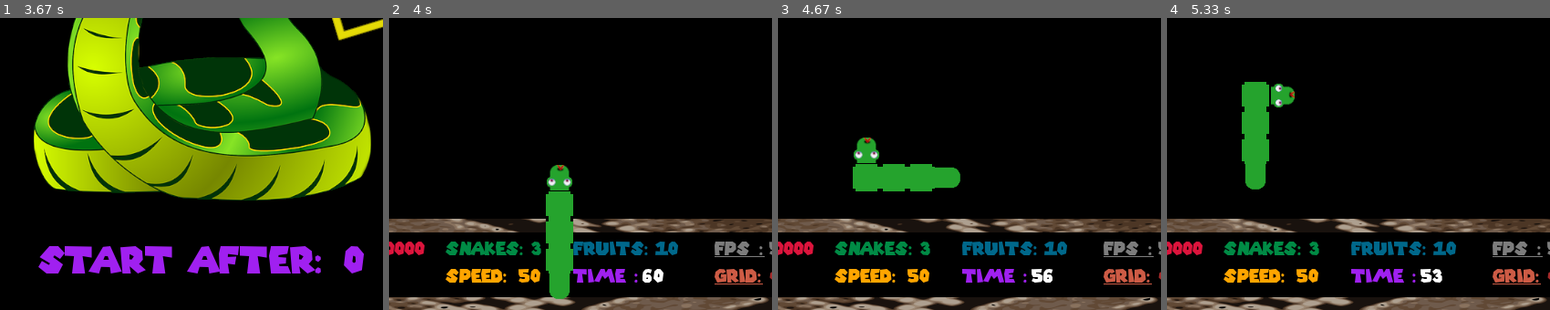
Above: before the commit, frames 1-4 (left to right).
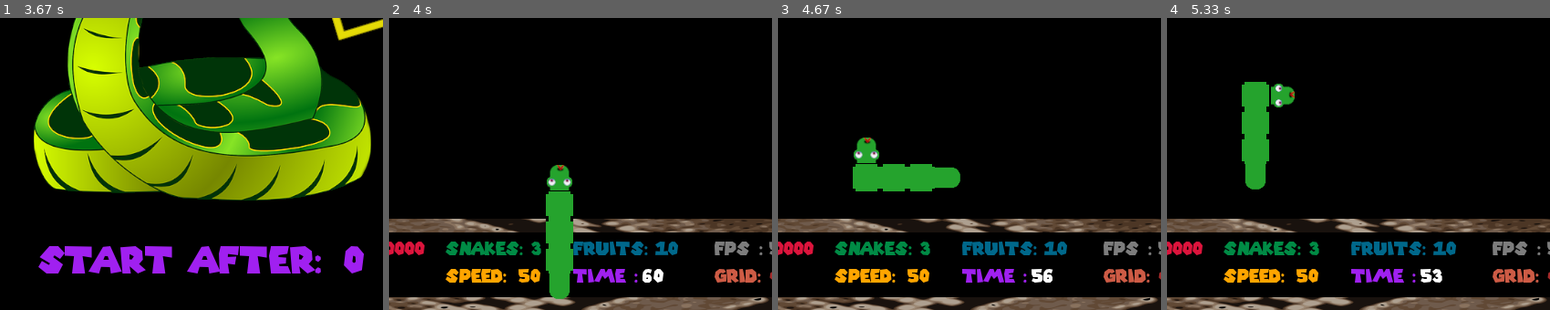
Above: after the commit, the same moments.

Repository: byAbaddon/PyGame-Greedy-Snake
Game: pygame game, started from main.py
Two runs of this game, one before a commit and one after it. Both use one fixed random seed, a clock stepped at 60 frames per second and the inputs below.
Inputs:
- Up to frame 1 (3.67 s): tap Space at 0.33 s
- Up to frame 2 (4 s): hold Left from 3.98 s (still down)
- Up to frame 3 (4.67 s): release Left at 4.53 s; hold Up from 4.57 s (still down)
- Up to frame 4 (5.33 s): release Up at 5.12 s; hold Right from 5.15 s (still down)
The pictures show only the part of the screen within x 26-76%, y 50-100%; the shares and areas given below are measured in that part.

Frame 1 is identical in both runs. In frame 2, less than 0.1% of the frame differs, in the area x 85-99%, y 81-92%; in frame 3, less than 0.1%; in frame 4, less than 0.1%.

Commit message:
fix labels

Diff:
--- a/src/classes/table.py
+++ b/src/classes/table.py
@@ -47,11 +47,11 @@
             text_creator(f'{self.snake_data.eat_timer}', 'red', 496, S_H - 35, 20, None, './src/fonts/mario.ttf')
 
         # label FPS
-        text_creator('FPS :', 'grey49', 575, S_H - 65, 20, None, './src/fonts/mario.ttf', True)
+        text_creator('FPS :', 'grey49', 575, S_H - 65, 20, None, './src/fonts/mario.ttf')
         text_creator(f'{int(CLOCK.get_fps())}', 'grey49', 635, S_H - 65, 20, None, './src/fonts/mario.ttf')
 
         # label Grid
-        text_creator('Grid:', 'coral3', 575, S_H - 35, 20, None, './src/fonts/mario.ttf', True)
+        text_creator('Grid:', 'coral3', 575, S_H - 35, 20, None, './src/fonts/mario.ttf')
         if self.snake_data.is_grid_sys_activated:
             text_creator('on', 'green', 635, S_H - 35, 16, None, './src/fonts/mario.ttf')
         else:
